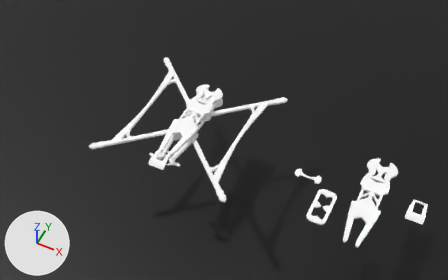
Before and after pictures for a commit that changed the FBX model Assets/3DObjects/Drohne/FPVModel_01.fbx.
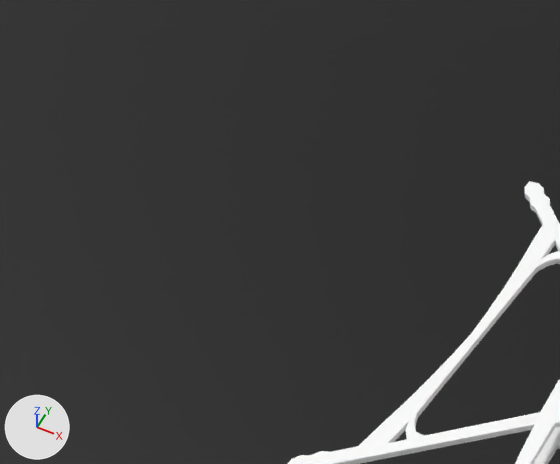
Each version is shown whole from a 50 mm lens placed at (1.015, -1.689, 2.501), pointed at (0.171, 0.0, 0.389), then close up on the part from 0% to 39% of the width and 0% to 52% of the height. Every picture has the same lights, and +X, +Y and +Z are marked at lower left. The first two pictures are the older version. Where no turn or scale is listed for an object, it has been applied to the vertices.

Script lines for the objects in view, before the commit:
```python
me_beziercurve_457 = bpy.data.meshes.new('BezierCurve.457')
me_beziercurve_457.from_pydata(...)  # 1004 vertices, 1108 faces; spans x -0.336..0.336, y -0.337..0.337, z 0.136..0.195
me_beziercurve_457.materials.append(mat_material_004)  # its picture is missing
me_plane = bpy.data.meshes.new('Plane')
me_plane.from_pydata([(-2.75, -2.75, 0.0), (2.75, -2.75, 0.0), (-2.75, 2.75, 0.0), (2.75, 2.75, 0.0)], [], [(0, 1, 3, 2)])
me_plane.materials.append(mat_material_001)  # black #000000
ob_drohnen_body = bpy.data.objects.new('Drohnen_Body', me_beziercurve_457)
ob_drohnen_body.location = (0.006, 0.0, 0.277)
ob_plane = bpy.data.objects.new('Plane', me_plane)
ob_plane.location = (0.0, 0.0, 0.0)
```
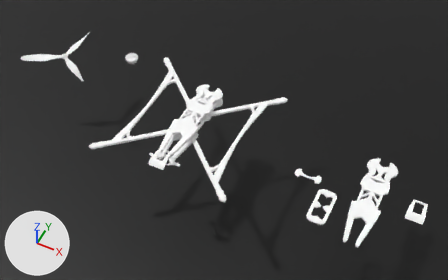
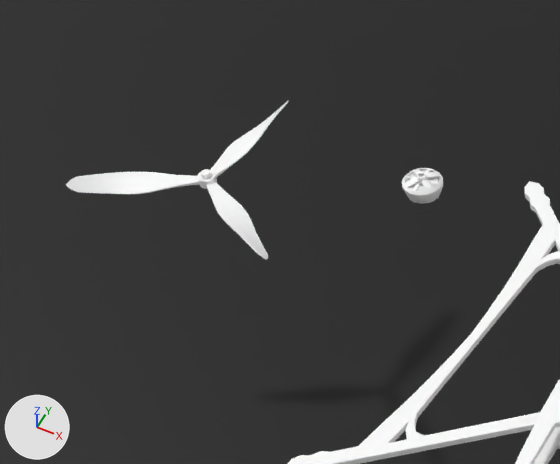
Commit message: Propeller und Motoren modelliert

The change, as a list of edits to the scene's bpy script:
```text
Add mat_material_008:
    mat_material_008 = principled_material('Material.008')
    mat_material_008.base_color = (1.0, 1.0, 1.0)  # white #ffffff
Add mat_material_007:
    mat_material_007 = principled_material('Material.007')
    mat_material_007.base_color = (1.0, 1.0, 1.0)  # white #ffffff
Add me_beziercurve_010:
    me_beziercurve_010.from_pydata(...)  # 40 vertices, 32 faces; spans x -0.3216..-0.2909, y -0.3253..-0.2938, z 0.1827..0.1858
    me_beziercurve_010.materials.append(mat_material_008)  # its picture is missing
Add me_beziercurve_002:
    me_beziercurve_002.from_pydata(...)  # 216 vertices, 226 faces; spans x -0.3386..-0.273, y -0.3428..-0.2772, z 0.159..0.1926
    me_beziercurve_002.materials.append(mat_material_008)  # its picture is missing
Add me_beziercurve_009:
    me_beziercurve_009.from_pydata(...)  # 40 vertices, 32 faces; spans x -0.3264..-0.2858, y -0.3301..-0.2887, z 0.1827..0.1858
    me_beziercurve_009.materials.append(mat_material_008)  # its picture is missing
Add me_beziercurve_008:
    me_beziercurve_008.from_pydata(...)  # 40 vertices, 32 faces; spans x -0.3315..-0.2809, y -0.3352..-0.2838, z 0.1827..0.1858
    me_beziercurve_008.materials.append(mat_material_008)  # its picture is missing
Add me_beziercurve_006:
    me_beziercurve_006.from_pydata([(-0.334, -0.3178, 0.1859), (-0.3351, -0.3122, 0.1859), (-0.3087, -0.3128, 0.1887), (-0.3098, -0.3072, 0.1888)], [], [(1, 0, 2, 3)])
    me_beziercurve_006.materials.append(mat_material_008)  # its picture is missing
Add me_beziercurve_007:
    me_beziercurve_007.from_pydata([(-0.3047, -0.3123, 0.1884), (-0.3058, -0.3067, 0.1884), (-0.2794, -0.3073, 0.1856), (-0.2805, -0.3017, 0.1857)], [], [(1, 0, 2, 3)])
    me_beziercurve_007.materials.append(mat_material_008)  # its picture is missing
Add me_beziercurve_001:
    me_beziercurve_001.from_pydata(...)  # 413 vertices, 453 faces; spans x -0.5..-0.113, y 0.197..0.533, z 0.195..0.221
    me_beziercurve_001.materials.append(mat_material_007)  # its picture is missing
Add me_beziercurve_011:
    me_beziercurve_011.from_pydata(...)  # 72 vertices, 64 faces; spans x -0.3361..-0.2758, y -0.3405..-0.2801, z 0.1818..0.1968
    me_beziercurve_011.materials.append(mat_material_008)  # its picture is missing
Add ob_beziercurve_417:
    ob_beziercurve_417 = bpy.data.objects.new('BezierCurve.417', me_beziercurve_010)
    ob_beziercurve_417.location = (-0.179, 0.575, 0.243)
Add ob_beziercurve_441:
    ob_beziercurve_441 = bpy.data.objects.new('BezierCurve.441', me_beziercurve_002)
    ob_beziercurve_441.location = (-0.179, 0.575, 0.243)
Add ob_beziercurve_418:
    ob_beziercurve_418 = bpy.data.objects.new('BezierCurve.418', me_beziercurve_009)
    ob_beziercurve_418.location = (-0.179, 0.575, 0.243)
Add ob_beziercurve_419:
    ob_beziercurve_419 = bpy.data.objects.new('BezierCurve.419', me_beziercurve_008)
    ob_beziercurve_419.location = (-0.179, 0.575, 0.243)
Add ob_beziercurve_431:
    ob_beziercurve_431 = bpy.data.objects.new('BezierCurve.431', me_beziercurve_006)
    ob_beziercurve_431.location = (-0.179, 0.575, 0.243)
Add ob_beziercurve_430:
    ob_beziercurve_430 = bpy.data.objects.new('BezierCurve.430', me_beziercurve_007)
    ob_beziercurve_430.location = (-0.179, 0.575, 0.243)
Add ob_propeller:
    ob_propeller = bpy.data.objects.new('Propeller', me_beziercurve_001)
    ob_propeller.location = (-0.495, -0.186, 0.212)
Add ob_beziercurve_410:
    ob_beziercurve_410 = bpy.data.objects.new('BezierCurve.410', me_beziercurve_011)
    ob_beziercurve_410.location = (-0.179, 0.575, 0.243)
```

Pixel boxes (x1, y1, x2, y2) of what changed, in the close-ups (560 x 464 px):
'Propeller', added: after (66, 101, 289, 260)
'BezierCurve.441', added: after (402, 168, 443, 204)
'BezierCurve.410', added: after (405, 170, 439, 187)
'BezierCurve.419', added: after (406, 170, 439, 191)
'BezierCurve.418', added: after (410, 172, 436, 190)
'BezierCurve.417', added: after (413, 178, 434, 189)
'BezierCurve.430', added: after (427, 179, 439, 184)
'BezierCurve.431', added: after (406, 176, 416, 179)
